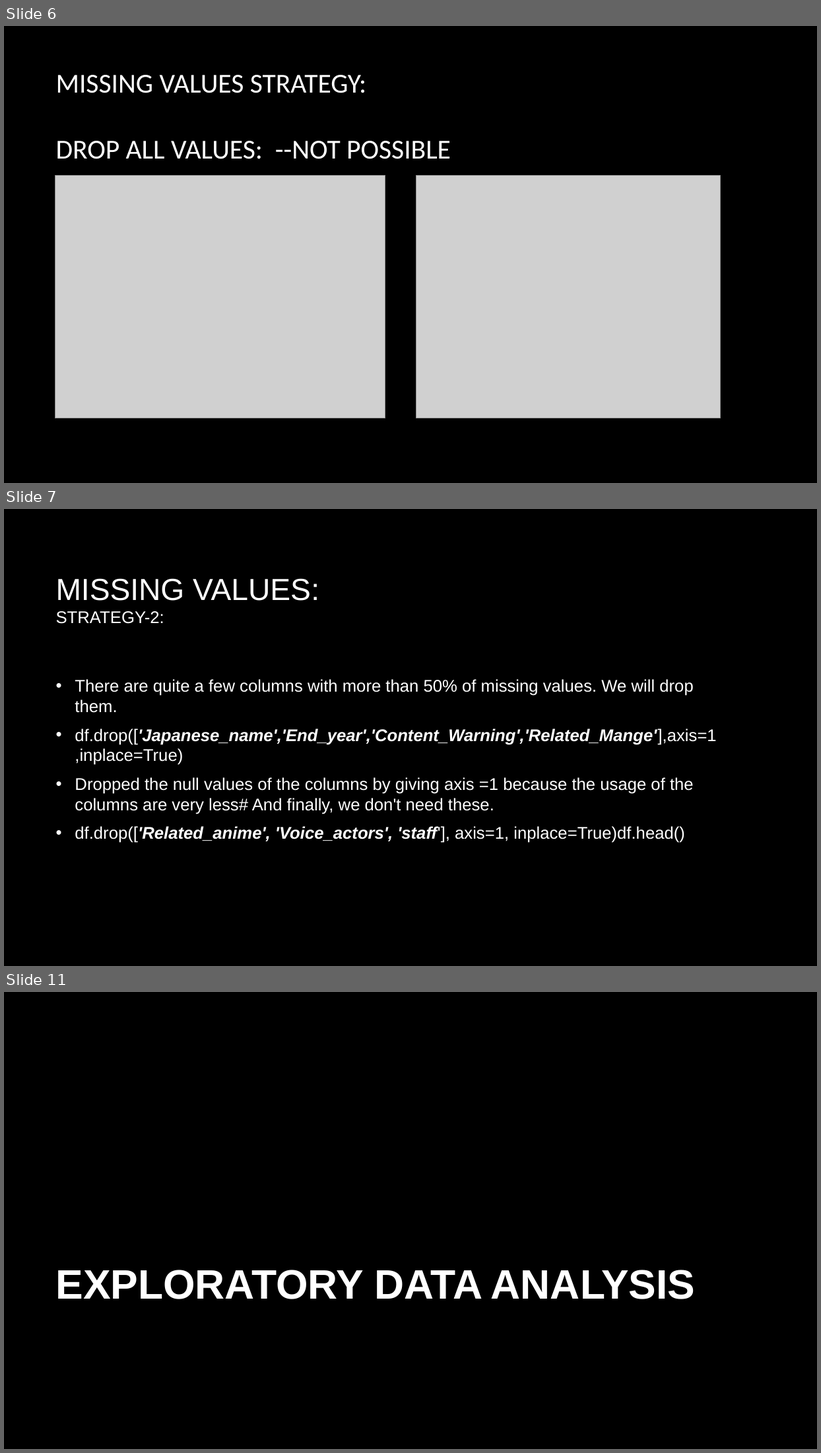
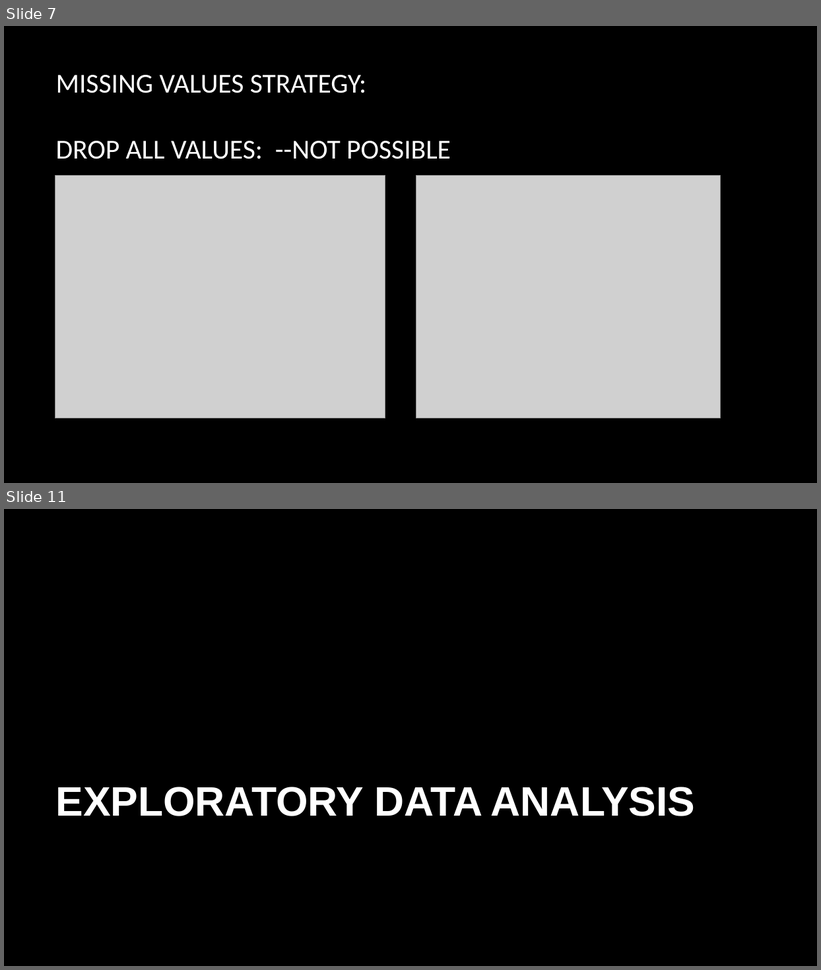
Before and after one commit to SwathiMurali/DATS-6103-T4, a slide deck: Anime_Presentation[1].pptx. Shown one above the other, each under a label of ours: slides 6, 7 and 11 before the commit, slides 7 and 11 after it; the slides between them are not shown. The pictures are 821x1453 and 821x970 pixels, drawn with LibreOffice and Linux fonts; fonts in the diff are those of the drawing; grey boxes stand for pictures; background and template pictures are left out. Boxes give left, top, right and bottom in pixels: in the first picture for what was removed or moved away, otherwise in the second. Text is boxed around its words. In the diff, an @@ line names an element or a change of style, - is before the commit and + after.

```diff
--- a/Anime_Presentation[1].pptx
+++ b/Anime_Presentation[1].pptx
@@ slide 7 removed at [4, 509, 817, 966], background picture (left out) @@
@@ title removed at [56, 578, 319, 624] @@
-MISSING VALUES:
-STRATEGY-2:
@@ text removed at [75, 679, 716, 843] @@
-• There are quite a few columns with more than 50% of missing values. We will drop them.
-• df.drop(['Japanese_name','End_year','Content_Warning','Related_Mange'],axis=1,inplace=True)
-• Dropped the null values of the columns by giving axis =1 because the usage of the columns are very less# And finally, we don't need these.
-• df.drop(['Related_anime', 'Voice_actors', 'staff'], axis=1, inplace=True)df.head()
@@ what was slide 6 is now slide 7 @@
```
Also in this commit, not shown: 4 slides changed, 2 slides added.
